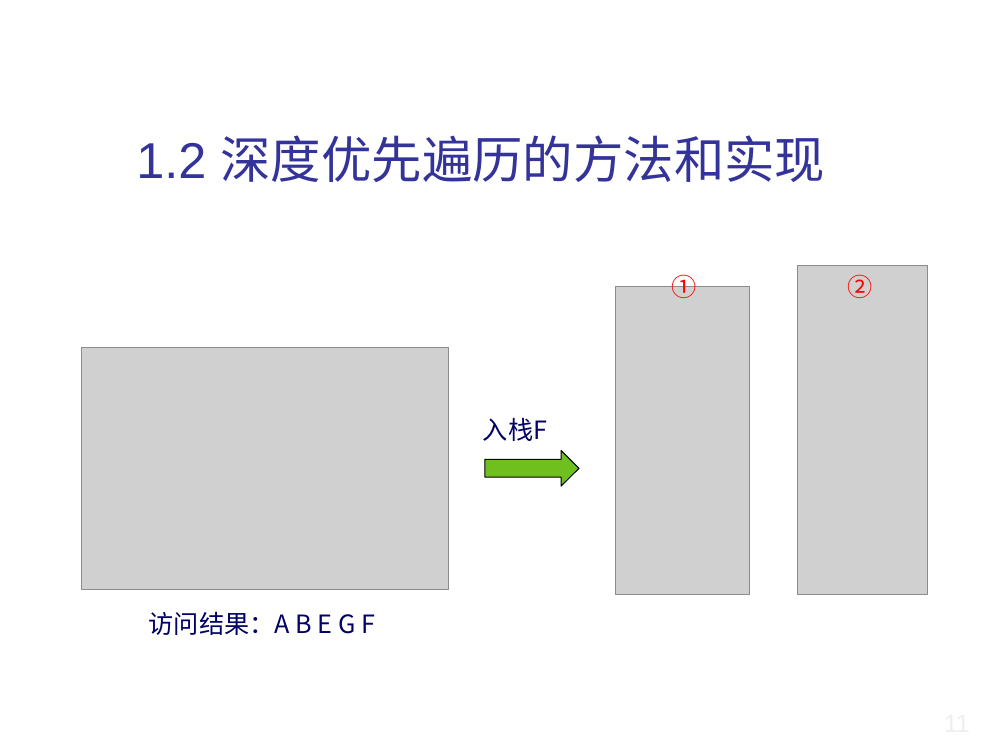
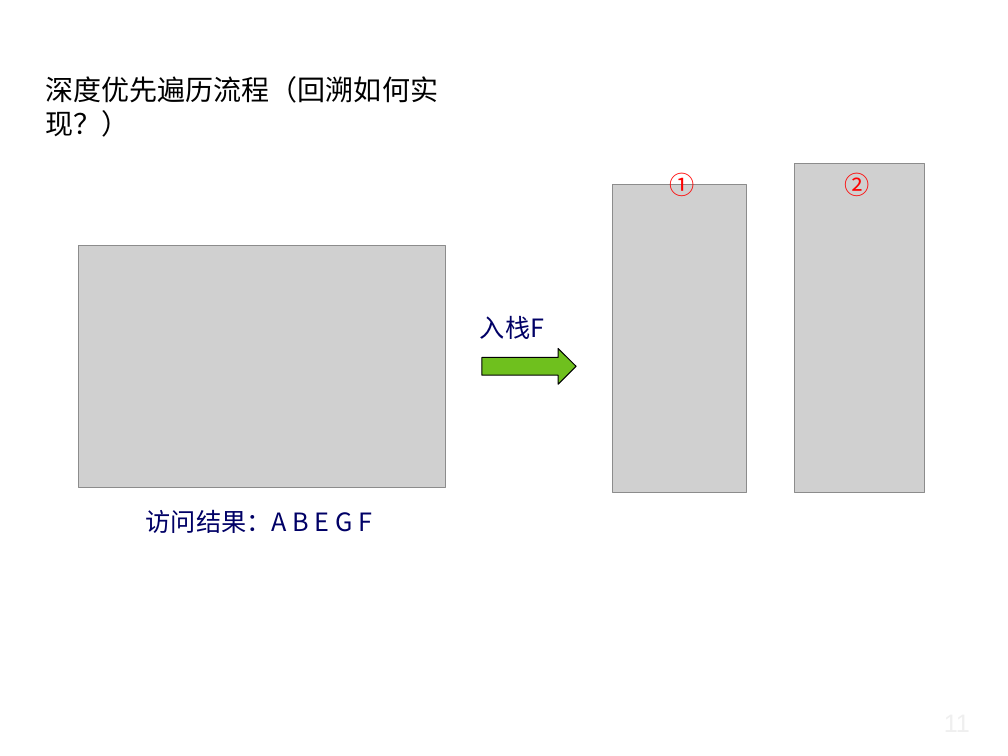
Before and after one commit to liutongling/DP, a slide deck: slide 14 of file/第6章 回朔法.pptx. Drawn at 1008x756 pixels with LibreOffice and Linux fonts; fonts in the diff are those of the drawing; grey boxes stand for pictures; background and template pictures are left out. Boxes give left, top, right and bottom in pixels: in the first picture for what was removed or moved away, otherwise in the second. Text is boxed around its words. In the diff, an @@ line names an element or a change of style, - is before the commit and + after.

```diff
--- a/file/第6章 回朔法.pptx
+++ b/file/第6章 回朔法.pptx
@@ text at (x1=46, y1=76, x2=439, y2=137): text changed; size 36 to 20 pt; font Arial to Times New Roman; text colour #333399 to #000000 @@
-1.2 深度优先遍历的方法和实现
+深度优先遍历流程（回溯如何实现？）
@@ picture moved from (x1=797, y1=266, x2=927, y2=595) to (x1=794, y1=163, x2=924, y2=492) @@
@@ picture moved from (x1=82, y1=348, x2=449, y2=590) to (x1=79, y1=245, x2=446, y2=487) @@
@@ 4 texts, 1 picture, 1 right arrow moved together from (x1=149, y1=270, x2=872, y2=635) to (x1=146, y1=168, x2=869, y2=533) @@
```
Also in this commit, not shown: 14 other slides changed.
